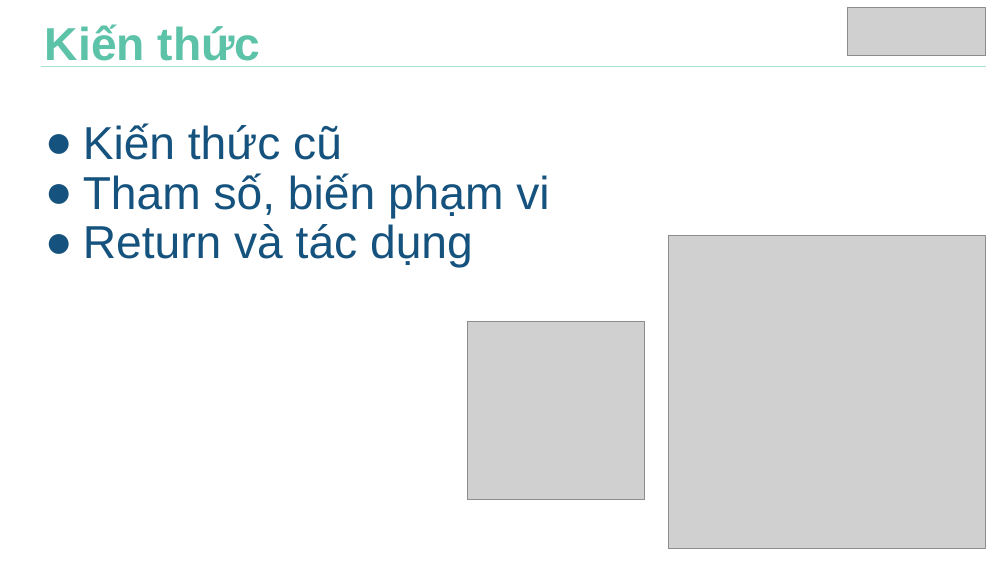
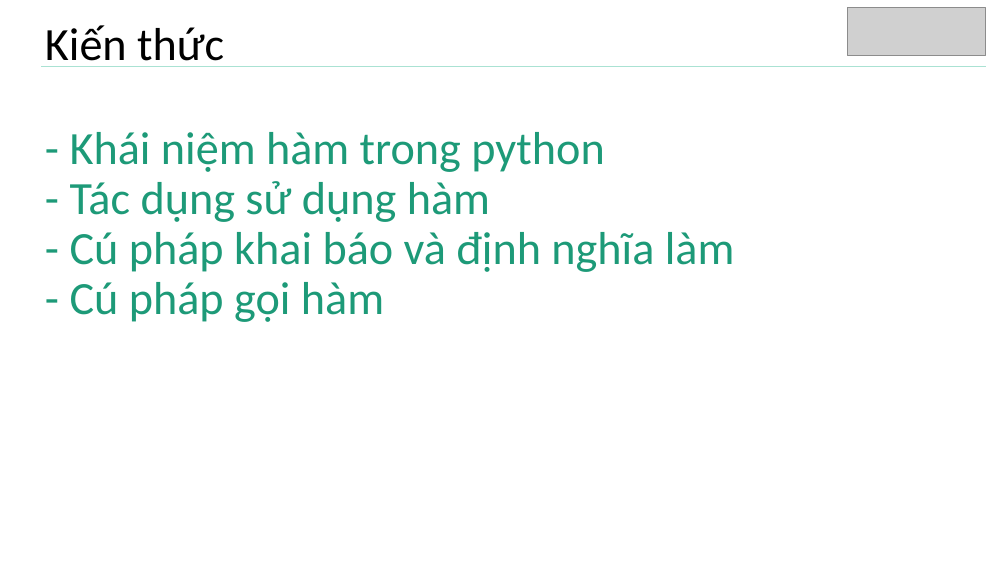
Before and after one commit to thaycacac/kids-dev, a slide deck: slide 3 of lv2/chapter2/chapter2.pptx. Drawn at 1008x567 pixels with LibreOffice and Linux fonts; fonts in the diff are those of the drawing; grey boxes stand for pictures; background and template pictures are left out. Boxes give left, top, right and bottom in pixels: in the first picture for what was removed or moved away, otherwise in the second. Text is boxed around its words. In the diff, an @@ line names an element or a change of style, - is before the commit and + after.

```diff
--- a/lv2/chapter2/chapter2.pptx
+++ b/lv2/chapter2/chapter2.pptx
@@ title at <box>45,25,224,67</box>: font Arial to Calibri, text colour #5CC2A8 to #000000, bold off in "Kiến thức" @@
@@ title at <box>70,132,735,322</box>: text changed; font Arial to Calibri; text colour #15537E to #1D9A78 @@
-● Kiến thức cũ
-● Tham số, biến phạm vi
-● Return và tác dụng
+- Khái niệm hàm trong python
+- Tác dụng sử dụng hàm
+- Cú pháp khai báo và định nghĩa làm
+- Cú pháp gọi hàm
@@ picture removed at <box>668,235,986,548</box> @@
@@ picture removed at <box>467,322,644,499</box> @@
```
Also in this commit, not shown: 3 other slides changed, 3 slides added, 22 slides removed, 6 other files.
